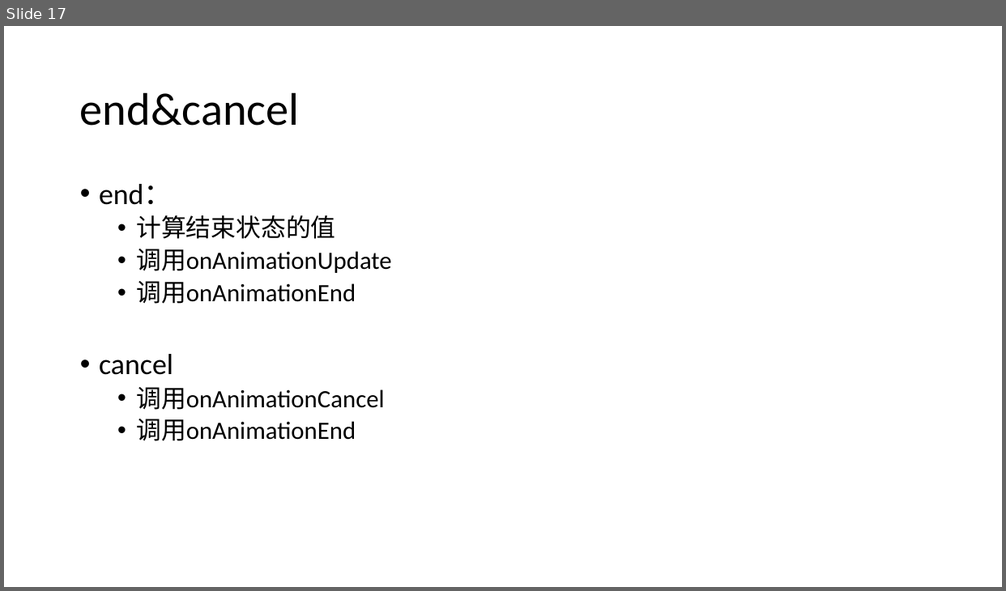
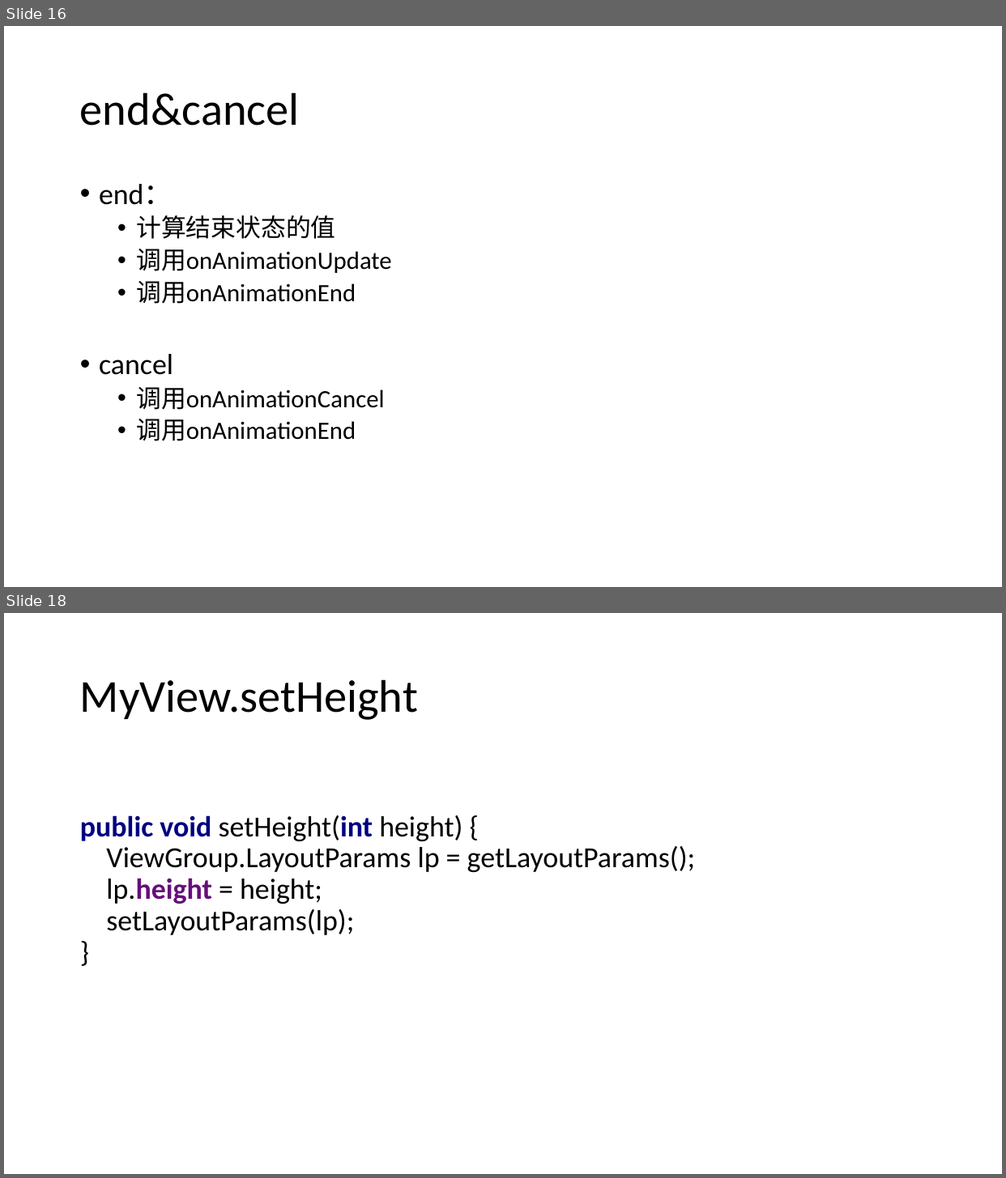
Before and after one commit to hua3505/Share, a slide deck: AnimationSkillShare/动画实用技巧.pptx. Shown one above the other, each under a label of ours: slide 17 before the commit, slides 16 and 18 after it; the slides between them are not shown. The pictures are 1006x591 and 1006x1178 pixels, drawn with LibreOffice and Linux fonts; fonts in the diff are those of the drawing. Boxes give left, top, right and bottom in pixels: in the first picture for what was removed or moved away, otherwise in the second. Text is boxed around its words. In the diff, an @@ line names an element or a change of style, - is before the commit and + after.

```diff
--- a/AnimationSkillShare/动画实用技巧.pptx
+++ b/AnimationSkillShare/动画实用技巧.pptx
@@ slide 18 added at <box>4,613,1002,1174</box>, background #FFFFFF @@
@@ title added at <box>80,679,418,720</box>, 44 pt, text #000000 @@
+MyView.setHeight
@@ text added at <box>80,815,696,935</box>, 28 pt, text #000000 @@
+public void setHeight(int height) {
+ViewGroup.LayoutParams lp = getLayoutParams();
+lp.height = height;
+setLayoutParams(lp);
+}
@@ what was slide 17 is now slide 16 @@
```
Also in this commit, not shown: 8 other slides added, 4 slides removed, 15 other files.
